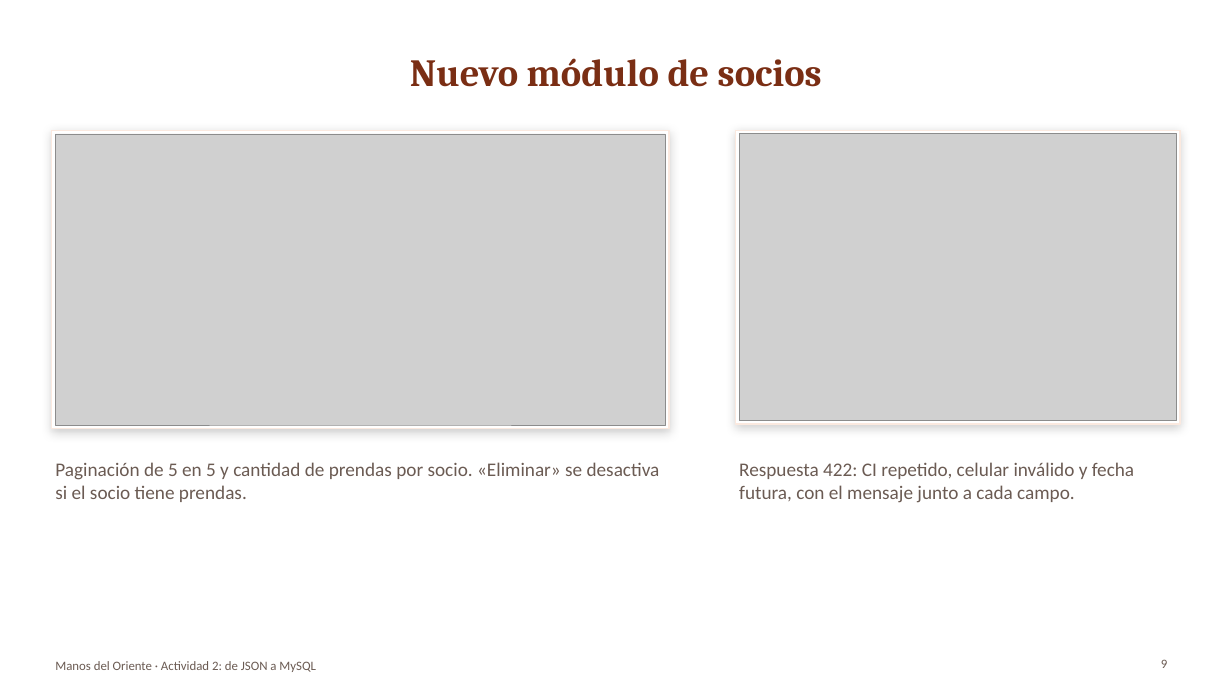
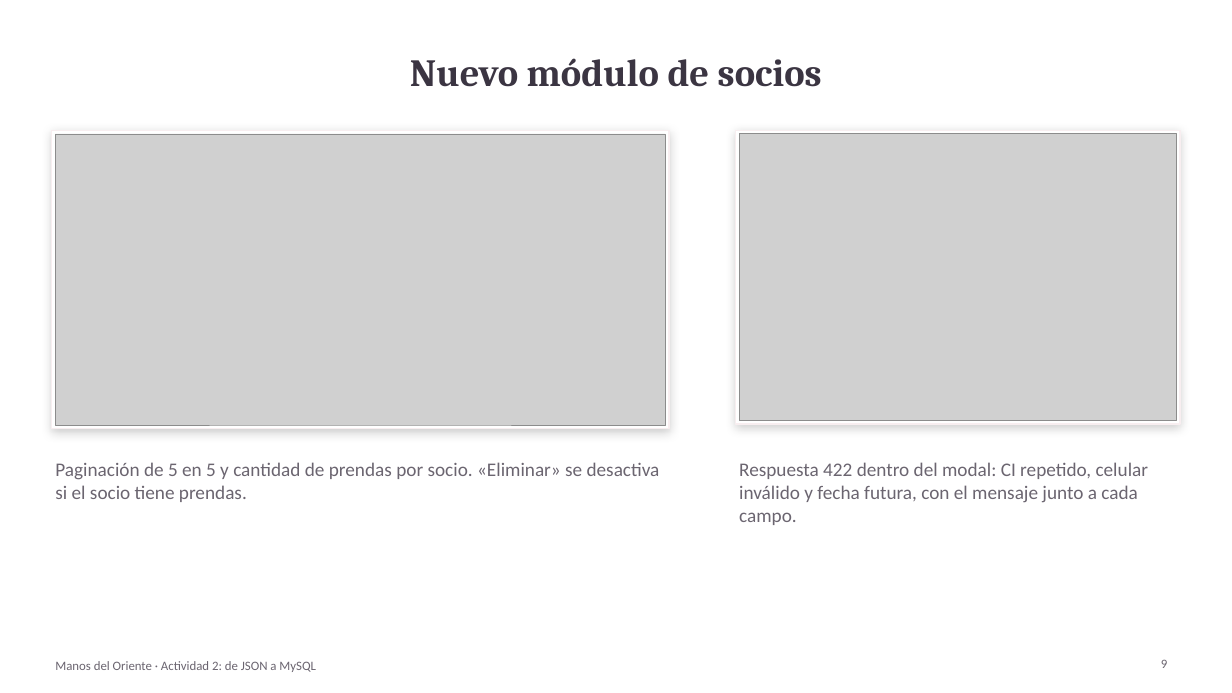
Before and after one commit to TecnologiaWeb2/Tecnologiaweb2, a slide deck: slide 9 of docs/actividad-02/Presentacion_Actividad02.pptx. Drawn at 1232x693 pixels with LibreOffice and Linux fonts; fonts in the diff are those of the drawing; grey boxes stand for pictures. Boxes give left, top, right and bottom in pixels: in the first picture for what was removed or moved away, otherwise in the second. Text is boxed around its words. In the diff, an @@ line names an element or a change of style, - is before the commit and + after.

```diff
--- a/docs/actividad-02/Presentacion_Actividad02.pptx
+++ b/docs/actividad-02/Presentacion_Actividad02.pptx
@@ title "Nuevo módulo de socios" at (410,58,822,87): text colour #7A2E14 to #3B3542 @@
@@ rectangle at (52,130,669,429): outline #FBE9DF 1 pt to #F8EEF0 1 pt @@
@@ rectangle at (736,130,1180,424): outline #FBE9DF 1 pt to #F8EEF0 1 pt @@
@@ text at (739,462,1149,525): text changed; text colour #6B5B53 to #6B6570 @@
-Respuesta 422: CI repetido, celular inválido y fecha futura, con el mensaje junto a cada campo.
+Respuesta 422 dentro del modal: CI repetido, celular inválido y fecha futura, con el mensaje junto a cada campo.
@@ text colour #6B5B53 to #6B6570 in 3 elements at (55,462,660,502), (1161,659,1167,668), (55,661,316,672) @@
```
Also in this commit, not shown: 12 other slides changed, 1 slide added, 12 other files.
